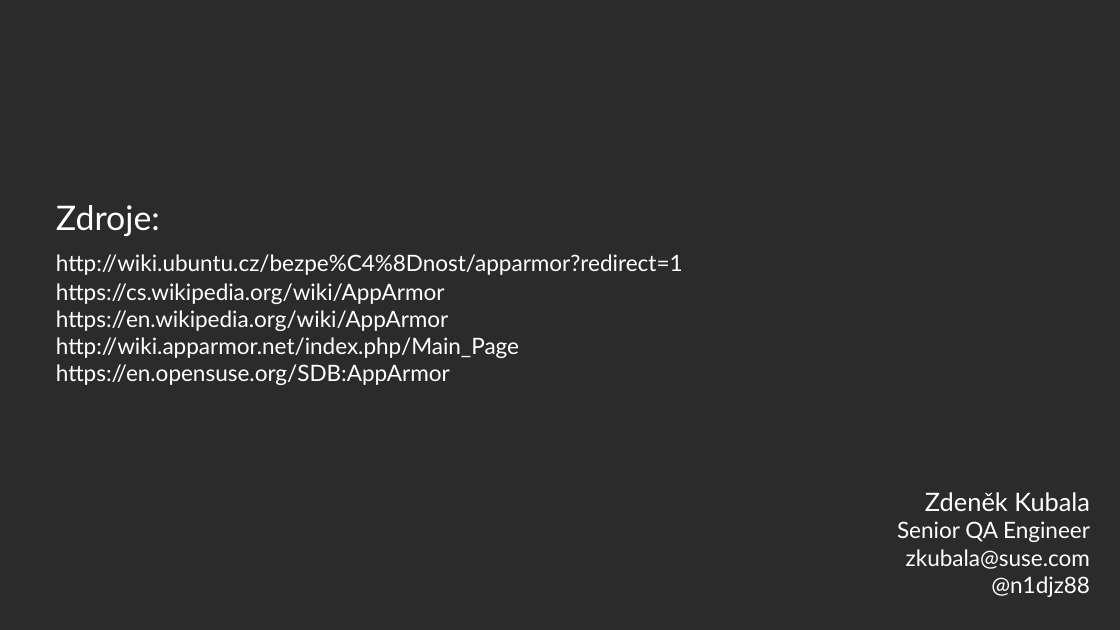
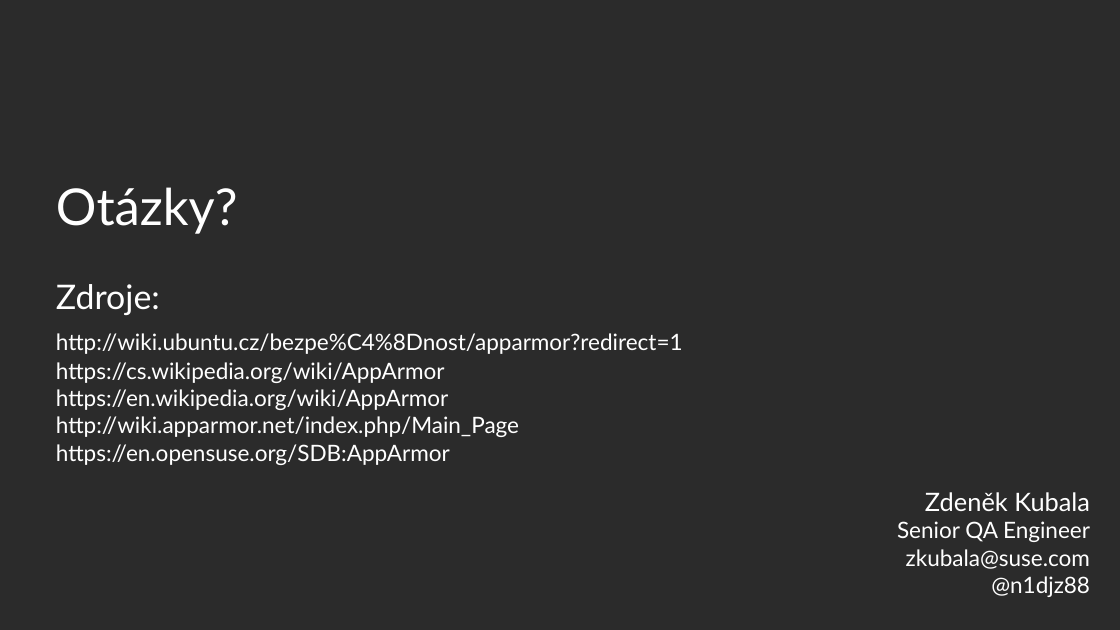
Before and after one commit to djz88/docs, a slide deck: slide 31 of apparmor_installfest2017.odp. Drawn at 1120x630 pixels with LibreOffice and Linux fonts; fonts in the diff are those of the drawing; background and template pictures are left out; a plain dark background stands for a picture behind light text. Boxes give left, top, right and bottom in pixels: in the first picture for what was removed or moved away, otherwise in the second. Text is boxed around its words. In the diff, an @@ line names an element or a change of style, - is before the commit and + after.

```diff
--- a/apparmor_installfest2017.odp
+++ b/apparmor_installfest2017.odp
@@ title at box(56, 187, 683, 465): text changed @@
-Zdroje:
-http://wiki.ubuntu.cz/bezpe%C4%8Dnost/apparmor?redirect=1
-https://cs.wikipedia.org/wiki/AppArmor
-https://en.wikipedia.org/wiki/AppArmor
-http://wiki.apparmor.net/index.php/Main_Page
-https://en.opensuse.org/SDB:AppArmor
+Otázky?
+Zdroje:
+http://wiki.ubuntu.cz/bezpe%C4%8Dnost/apparmor?redirect=1
+https://cs.wikipedia.org/wiki/AppArmor
+https://en.wikipedia.org/wiki/AppArmor
+http://wiki.apparmor.net/index.php/Main_Page
+https://en.opensuse.org/SDB:AppArmor
```
Also in this commit, not shown: 1 other slide changed, 1 other file.
